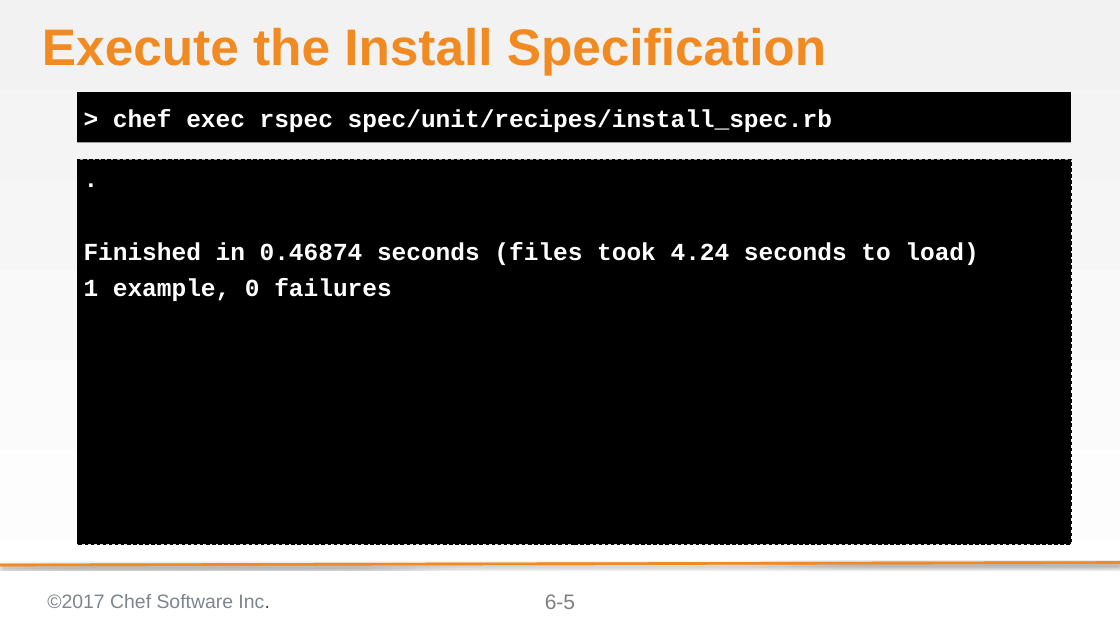
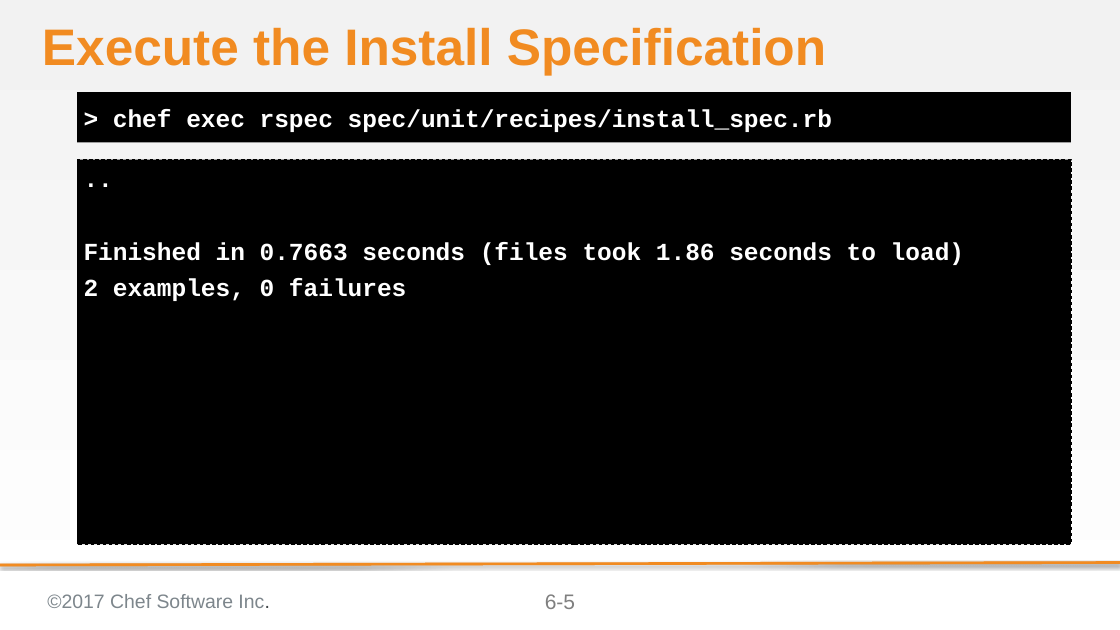
Before and after one commit to ericheiser/chef-intermediate, a slide deck: slide 5 of 06-testing_resources_in_recipes.pptx. Drawn at 1120x630 pixels with LibreOffice and Linux fonts; fonts in the diff are those of the drawing; background and template pictures are left out. Boxes give left, top, right and bottom in pixels: in the first picture for what was removed or moved away, otherwise in the second. Text is boxed around its words. In the diff, an @@ line names an element or a change of style, - is before the commit and + after.

```diff
--- a/06-testing_resources_in_recipes.pptx
+++ b/06-testing_resources_in_recipes.pptx
@@ text at (84, 242, 964, 301): text changed @@
-.
-Finished in 0.46874 seconds (files took 4.24 seconds to load)
-1 example, 0 failures
+..
+Finished in 0.7663 seconds (files took 1.86 seconds to load)
+2 examples, 0 failures
```
Also in this commit, not shown: 2 other slides changed, 3 slides added, 2 other files.
